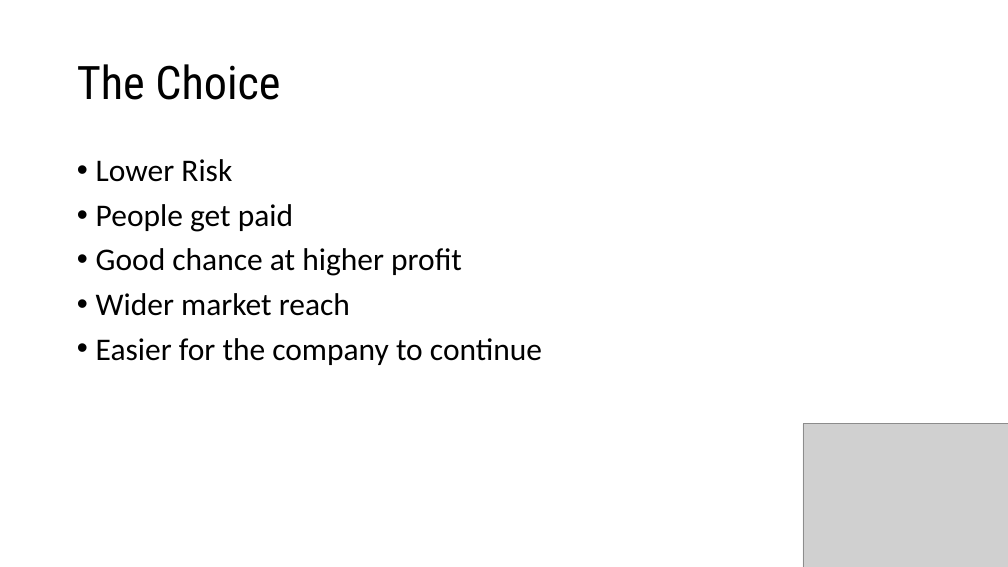
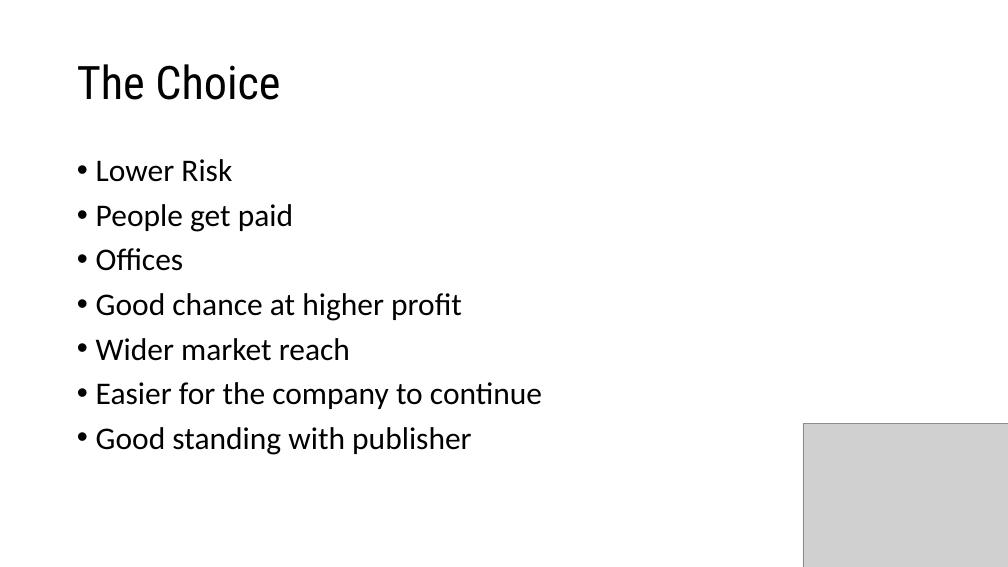
Before and after one commit to HoaxShark/MarketEvaluation, a slide deck: slide 6 of Business Presentation.pptx. Drawn at 1008x567 pixels with LibreOffice and Linux fonts; fonts in the diff are those of the drawing; grey boxes stand for pictures; background and template pictures are left out. Boxes give left, top, right and bottom in pixels: in the first picture for what was removed or moved away, otherwise in the second. Text is boxed around its words. In the diff, an @@ line names an element or a change of style, - is before the commit and + after.

```diff
--- a/Business Presentation.pptx
+++ b/Business Presentation.pptx
@@ text at (96, 248, 183, 271): paragraph added @@
+• Offices
@@ text at (96, 427, 471, 455): paragraph added @@
+• Good standing with publisher
```
Also in this commit, not shown: 2 other slides changed.
